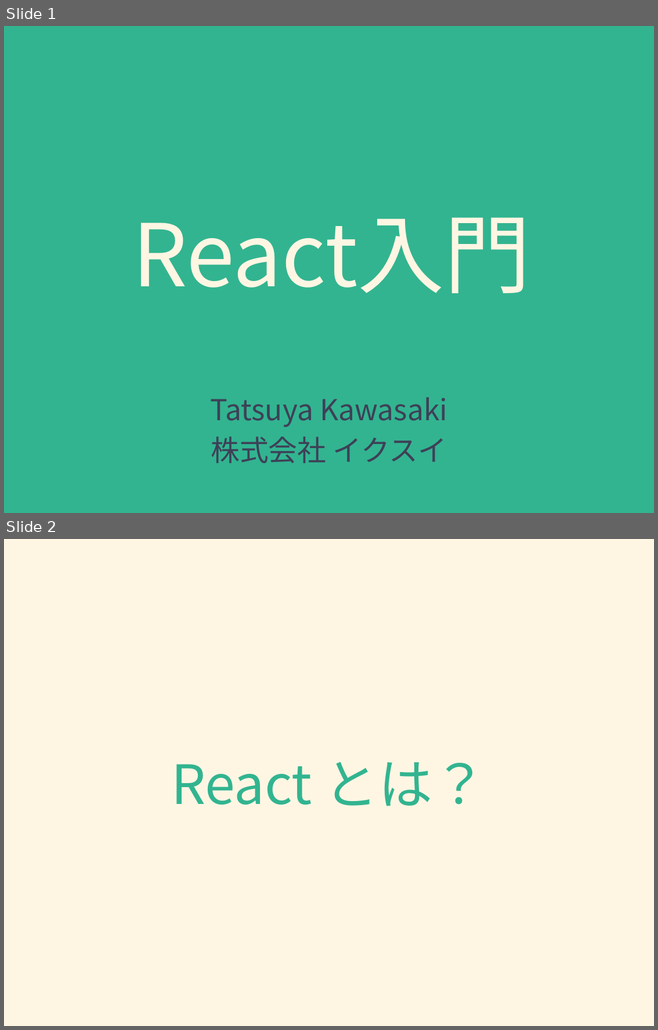
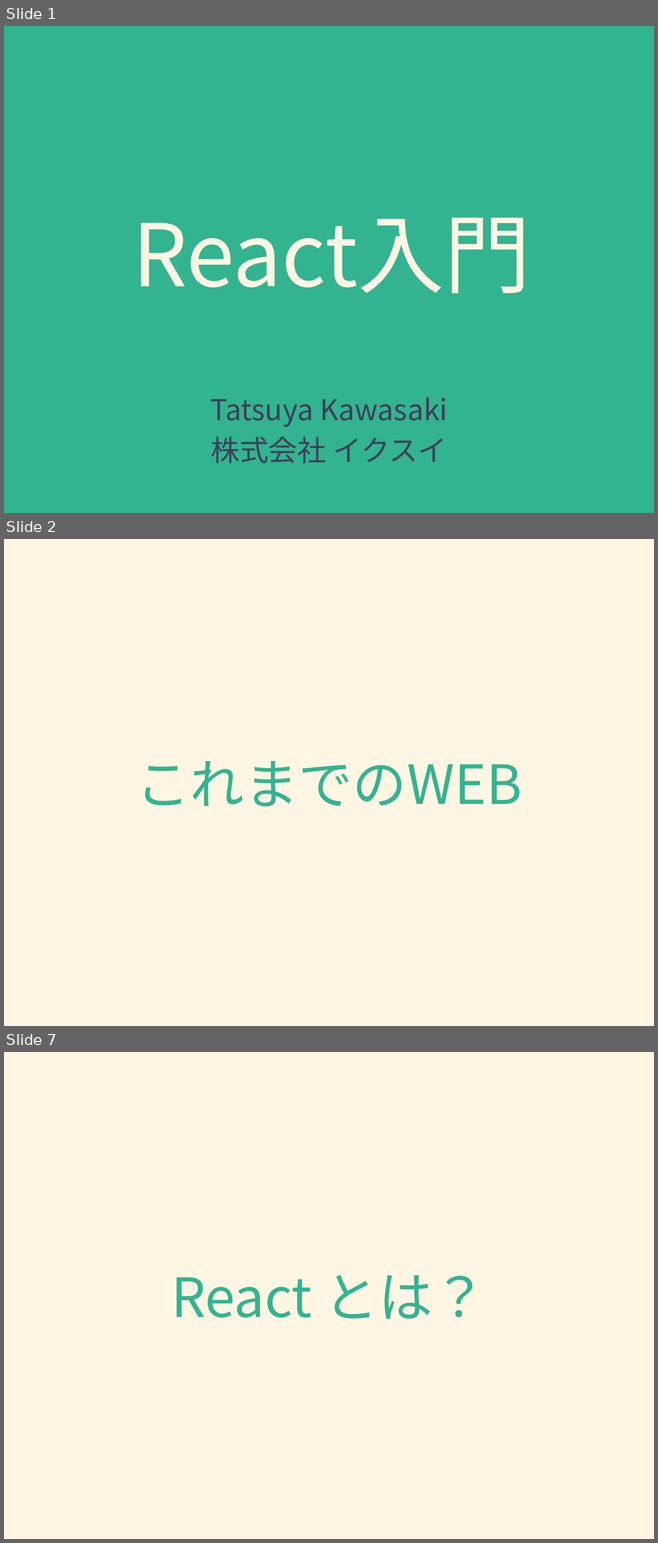
Before and after one commit to ixui/react-first-step, a slide deck: 20160428 React入門.pptx. Shown one above the other, each under a label of ours: slides 1 and 2 before the commit, slides 1, 2 and 7 after it; the slides between them are not shown. The pictures are 658x1030 and 658x1543 pixels, drawn with LibreOffice and Linux fonts; fonts in the diff are those of the drawing. Boxes give left, top, right and bottom in pixels: in the first picture for what was removed or moved away, otherwise in the second. Text is boxed around its words. In the diff, an @@ line names an element or a change of style, - is before the commit and + after.

```diff
--- a/20160428 React入門.pptx
+++ b/20160428 React入門.pptx
@@ slide 2 added at box(4, 539, 654, 1026), background #FEF6E3 @@
@@ title added at box(136, 761, 522, 807), 60 pt, text #32B490 @@
+これまでのWEB
@@ what was slide 2 is now slide 7 @@
```
Also in this commit, not shown: 1 slide changed, 6 other slides added, 2 other files.
